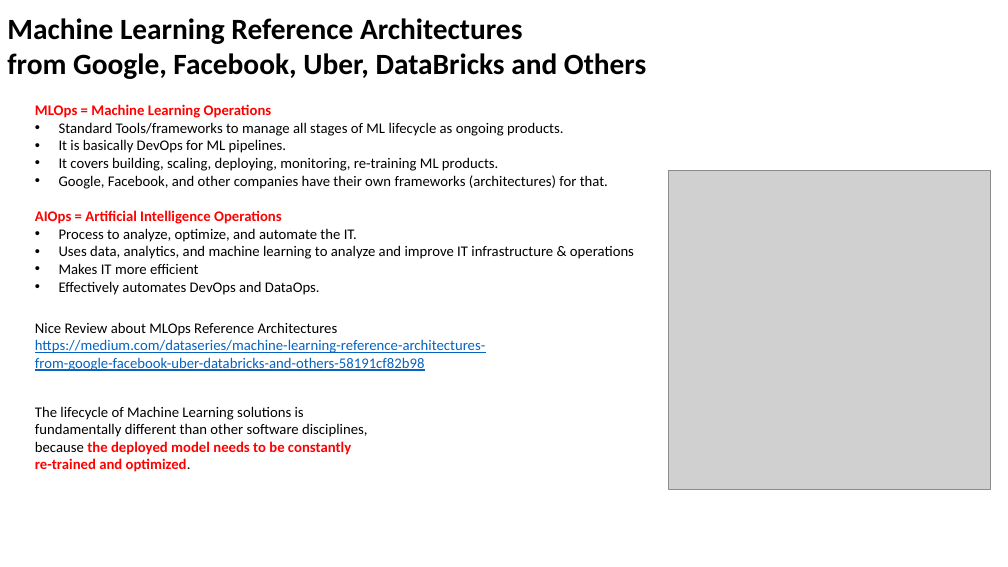
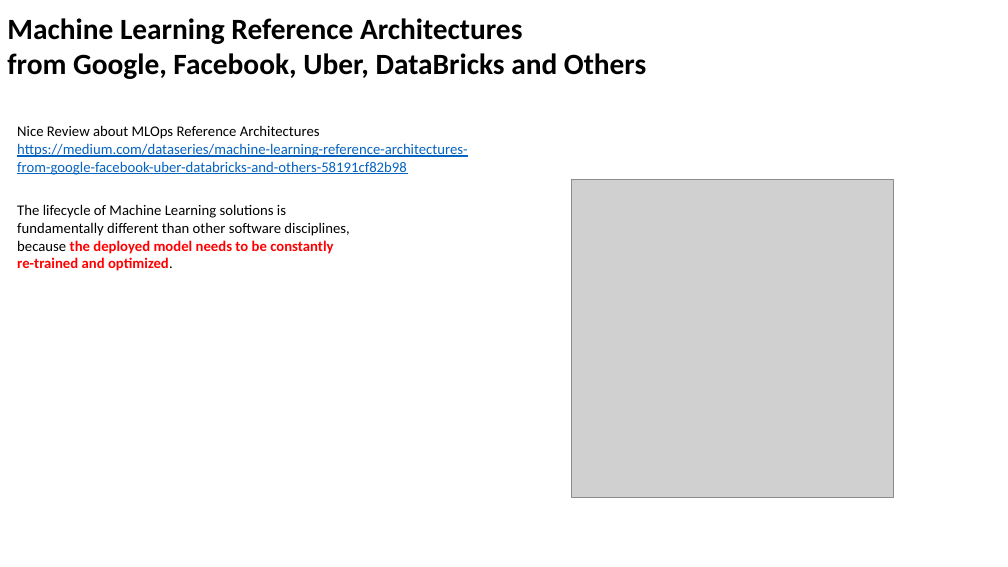
Before and after one commit to lselector/ml_ai_doc, a slide deck: slide 2 of MLOps_AIOps.pptx (slide 1 before the commit). Drawn at 1008x567 pixels with LibreOffice and Linux fonts; fonts in the diff are those of the drawing; grey boxes stand for pictures. Boxes give left, top, right and bottom in pixels: in the first picture for what was removed or moved away, otherwise in the second. Text is boxed around its words. In the diff, an @@ line names an element or a change of style, - is before the commit and + after.

```diff
--- a/MLOps_AIOps.pptx
+++ b/MLOps_AIOps.pptx
@@ text "Nice Review about MLOps Reference ...": place and size @@
-text "Nice Review about MLOps Reference ..." at [35, 322, 485, 371]
+text "Nice Review about MLOps Reference ..." at [17, 125, 467, 175]
@@ text removed at [35, 104, 634, 295] @@
-MLOps = Machine Learning Operations
-• Standard Tools/frameworks to manage all stages of ML lifecycle as ongoing products.
-• It is basically DevOps for ML pipelines.
-• It covers building, scaling, deploying, monitoring, re-training ML products.
-• Google, Facebook, and other companies have their own frameworks (architectures) for that.
-AIOps = Artificial Intelligence Operations
-• Process to analyze, optimize, and automate the IT.
-• Uses data, analytics, and machine learning to analyze and improve IT infrastructure & operations
-• Makes IT more efficient
-• Effectively automates DevOps and DataOps.
@@ picture: place and size @@
-picture at [668, 171, 991, 489]
+picture at [572, 179, 894, 498]
@@ text "The lifecycle of Machine Learning ...": place and size @@
-text "The lifecycle of Machine Learning ..." at [35, 406, 367, 472]
+text "The lifecycle of Machine Learning ..." at [17, 204, 349, 271]
```
Also in this commit, not shown: 1 slide added.
